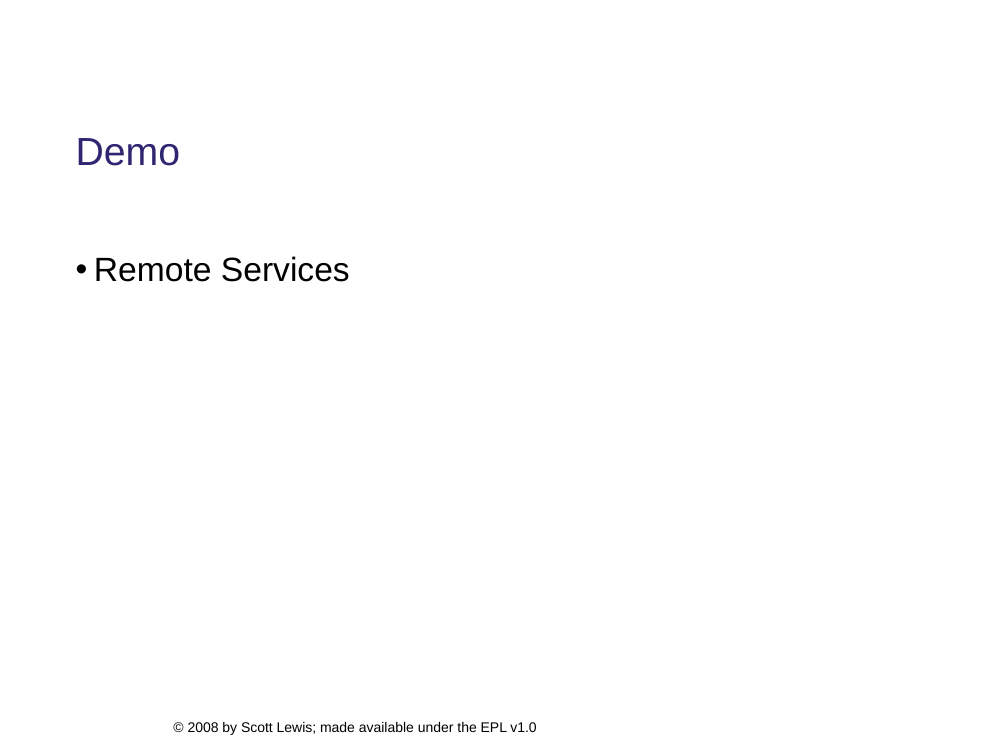
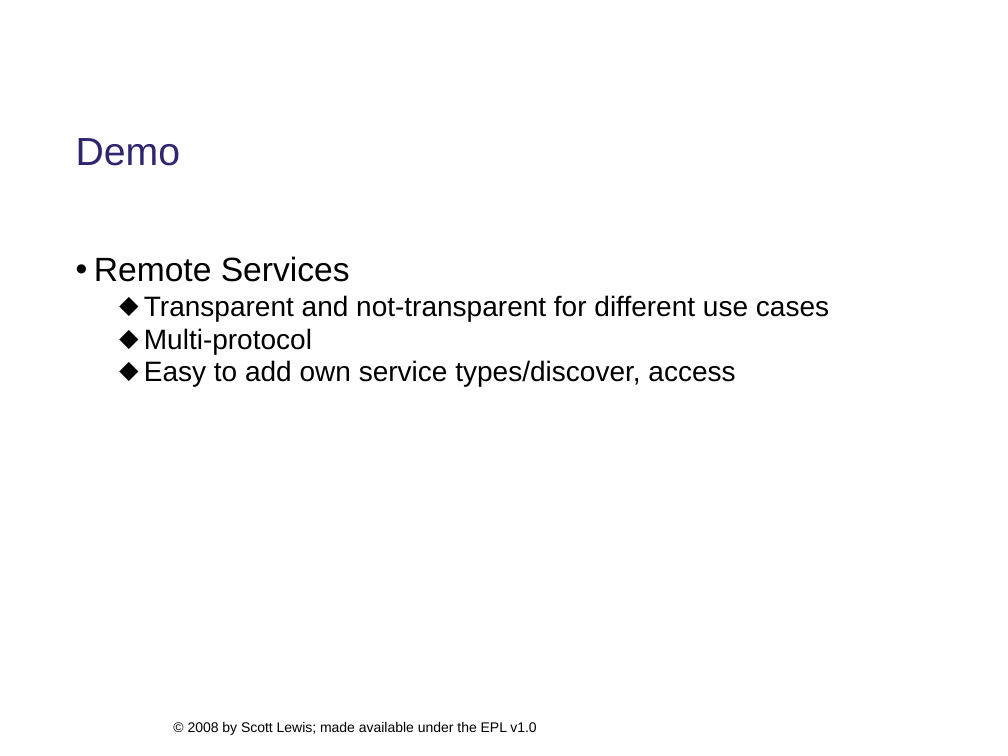
Before and after one commit to eclipse/ecf-website, a slide deck: slide 20 of presentations/eclipsecon2008/longtalk134/ecf_eclipsecon2008_134_DRAFT.ppt. Drawn at 1008x756 pixels with LibreOffice and Linux fonts; fonts in the diff are those of the drawing; background and template pictures are left out. Boxes give left, top, right and bottom in pixels: in the first picture for what was removed or moved away, otherwise in the second. Text is boxed around its words. In the diff, an @@ line names an element or a change of style, - is before the commit and + after.

```diff
--- a/presentations/eclipsecon2008/longtalk134/ecf_eclipsecon2008_134_DRAFT.ppt
+++ b/presentations/eclipsecon2008/longtalk134/ecf_eclipsecon2008_134_DRAFT.ppt
@@ text at <box>144,295,829,387</box>: paragraphs added @@
+  ⬥ Transparent and not-transparent for different use cases
+  ⬥ Multi-protocol
+  ⬥ Easy to add own service types/discover, access
```
Also in this commit, not shown: 13 other slides changed, 1 other file.
